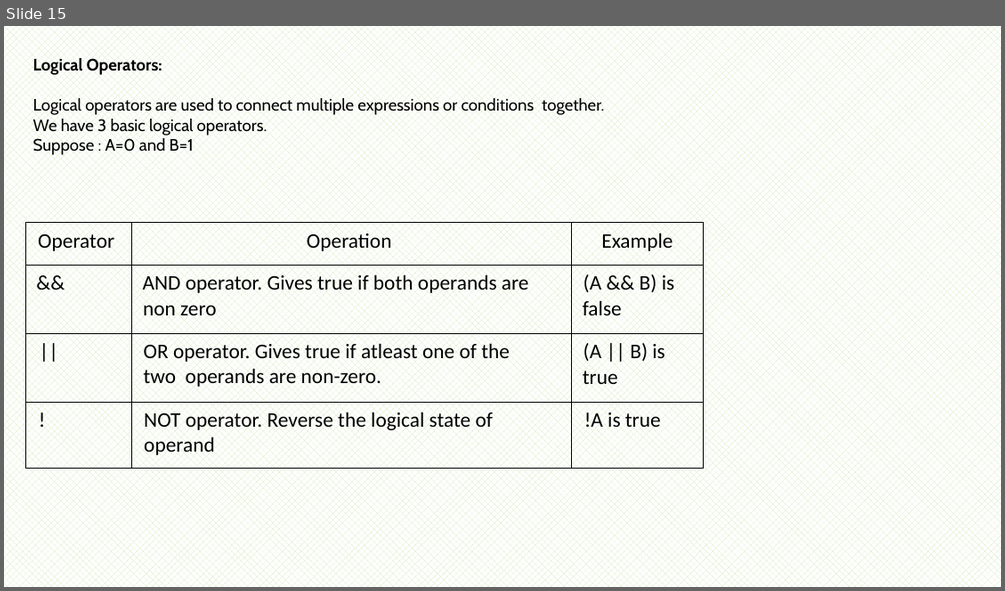
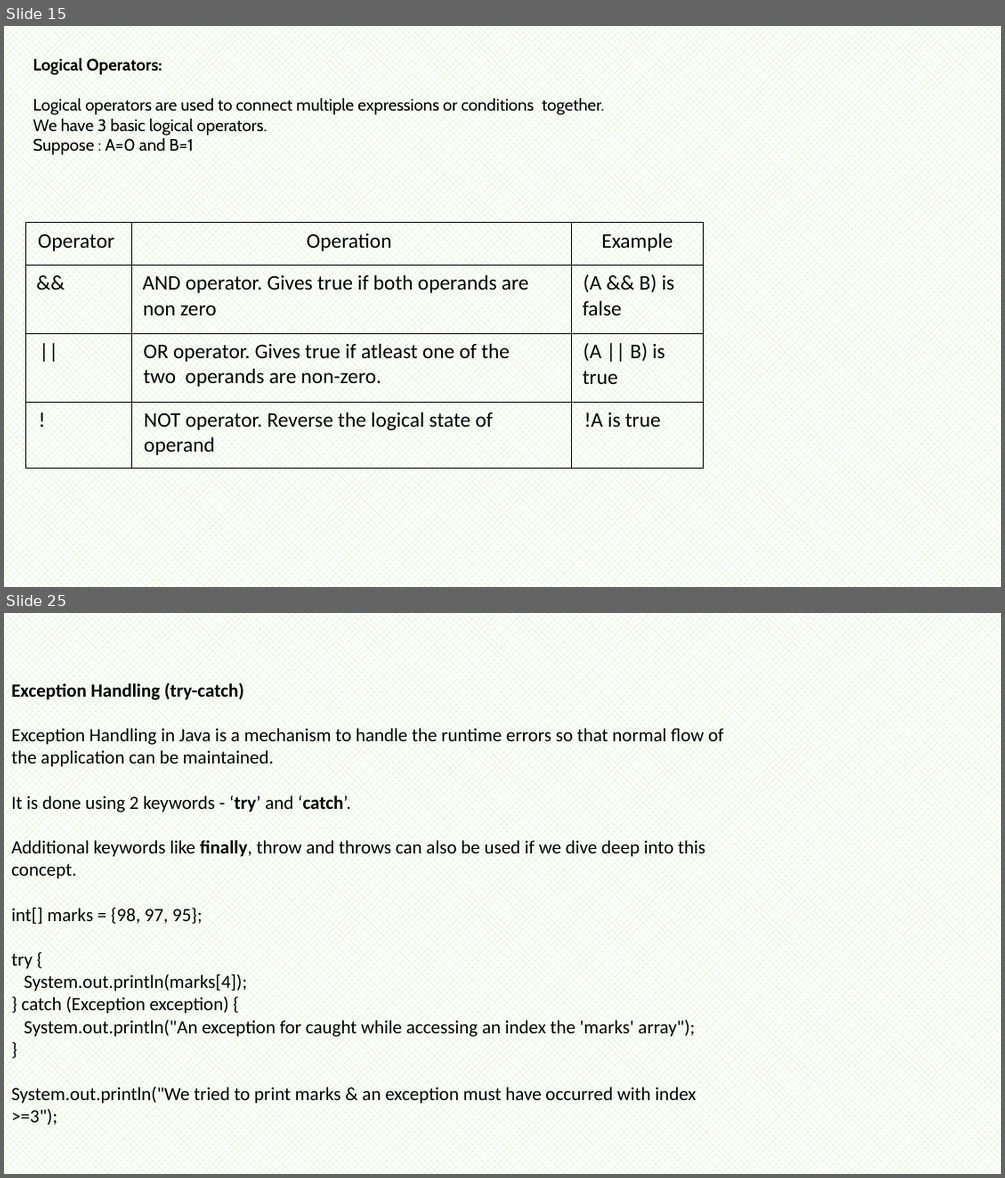
Before and after one commit to Syed00711/java_files, a slide deck: Java_basic_microcare.pptx. Shown one above the other, each under a label of ours: slide 15 before the commit, slides 15 and 25 after it; the slides between them are not shown. The pictures are 1005x591 and 1005x1178 pixels, drawn with LibreOffice and Linux fonts; fonts in the diff are those of the drawing. Boxes give left, top, right and bottom in pixels: in the first picture for what was removed or moved away, otherwise in the second. Text is boxed around its words. In the diff, an @@ line names an element or a change of style, - is before the commit and + after.

```diff
--- a/Java_basic_microcare.pptx
+++ b/Java_basic_microcare.pptx
@@ slide 25 added at (4,613,1001,1174), background pattern #D1E6B5 on #FFFFFF @@
@@ text added at (11,682,723,1126), 18 pt, text #000000 @@
+Exception Handling (try-catch)
+Exception Handling in Java is a mechanism to handle the runtime errors so that normal flow of the application can be maintained.
+It is done using 2 keywords - ‘try’ and ‘catch’.
+Additional keywords like finally, throw and throws can also be used if we dive deep into this concept.
+int[] marks = {98, 97, 95};
+try {
+System.out.println(marks[4]);
+} catch (Exception exception) {
+System.out.println("An exception for caught while accessing an index the 'marks' array");
+}
+System.out.println("We tried to print marks & an exception must have occurred with index >=3");
```
Also in this commit, not shown: 9 other slides added.
